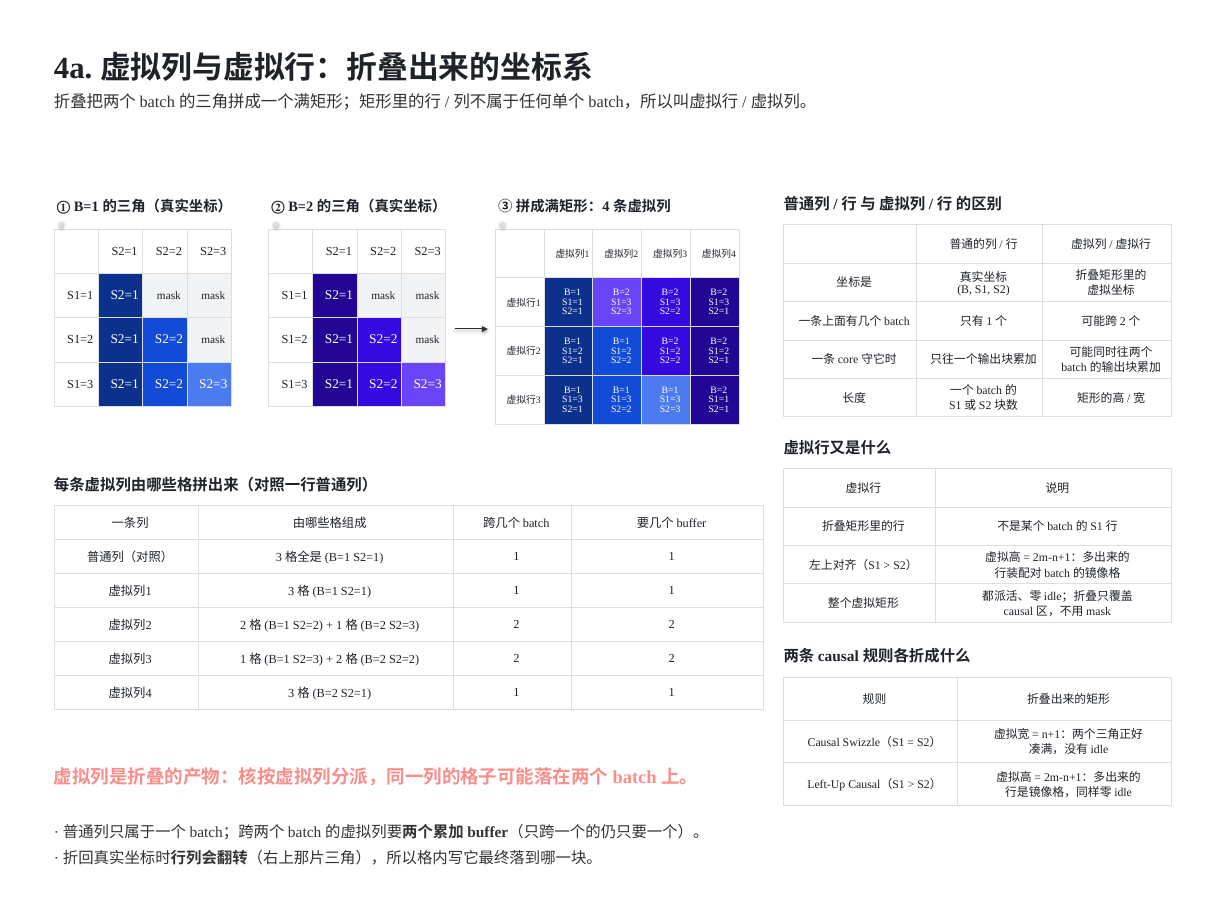
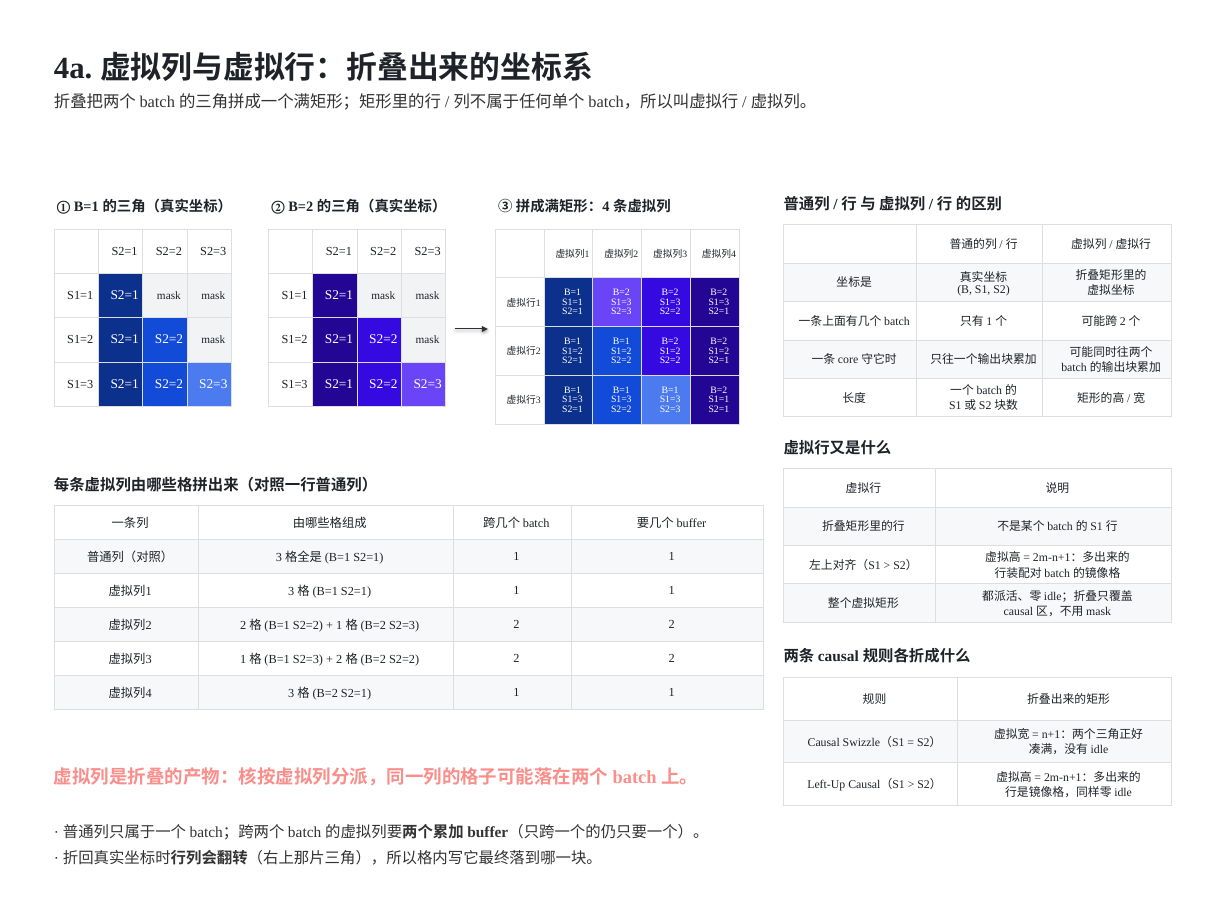
Before and after one commit to guomc9/SeeTen, a slide deck: slide 7 of cases/flash-attention-det-accum/out/v4-index-schedules.pptx. Drawn at 1232x924 pixels with LibreOffice and Linux fonts; fonts in the diff are those of the drawing. Boxes give left, top, right and bottom in pixels: in the first picture for what was removed or moved away, otherwise in the second. Text is boxed around its words. In the diff, an @@ line names an element or a change of style, - is before the commit and + after.

```diff
--- a/cases/flash-attention-det-accum/out/v4-index-schedules.pptx
+++ b/cases/flash-attention-det-accum/out/v4-index-schedules.pptx
@@ arrow removed from (61, 221) to (61, 229) @@
@@ arrow removed from (276, 221) to (276, 229) @@
@@ arrow removed from (503, 221) to (503, 229) @@
@@ table at (x1=54, y1=506, x2=763, y2=709) @@
@@ fill none to #F7F8FA in 12 cells @@
```
Also in this commit, not shown: 17 other slides changed, 7 other files.
